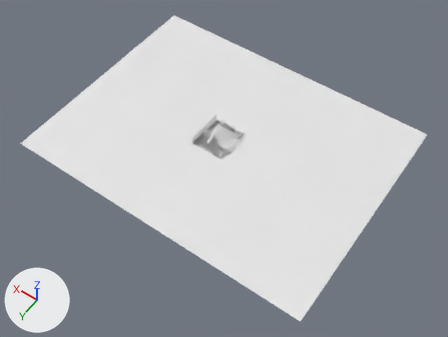
One commit to the OBJ model src/assets/chapter05/level.obj: the scene before it, then after it.
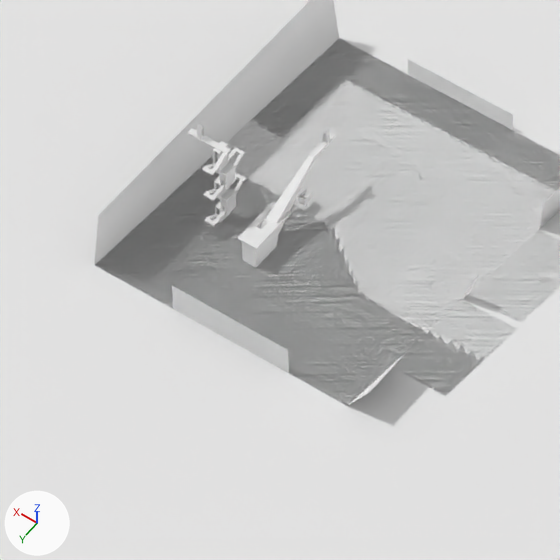
Old and new are each drawn whole from a 50 mm lens placed at (-11989.0, 15917.0, 22930.0), pointed at (-1217.0, 836.0, -769.0) and again close up on the part from 41% to 54% of the width and 34% to 51% of the height. Arrows for +X, +Y and +Z are at lower left; the lights stay in place. Where no turn or scale is listed for an object, it has been applied to the vertices.

Before the edit, the objects in view are built like this:
```python
me_level = bpy.data.meshes.new('level')
me_level.from_pydata(...)  # 611 vertices, 1042 faces; spans x -8435.0..7387.0, y -6231.0..5766.0, z -80.0..547.0
ob_level = bpy.data.objects.new('level', me_level)
ob_level.location = (0.0, 0.0, 0.0)
```
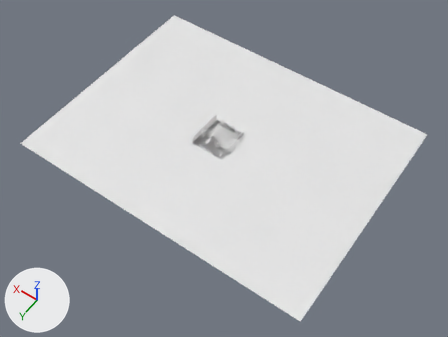
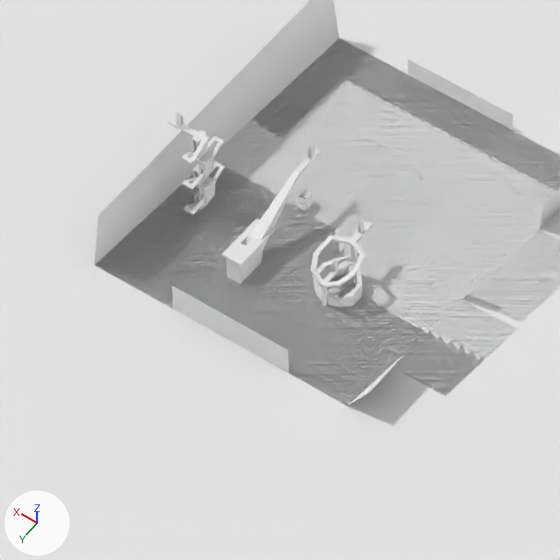
What changed in the scene script:
```text
Change me_level:
    used by ob_level; location = (0.0, 0.0, 0.0)
    remove me_level.from_pydata(...)  # 611 vertices, 1042 faces; spans x -8435.0..7387.0, y -6231.0..5766.0, z -80.0..547.0
    add me_level.from_pydata(...)  # 823 vertices, 1412 faces; spans x -8435.0..7387.0, y -6231.0..5766.0, z -94.0..547.0
    me_level part 1: a new loose piece of 132 vertices spanning x -576.0..-329.0, y 64.0..472.0, z -89.0..200.0
    me_level part 2: a new loose piece of 28 vertices spanning x -464.0..-441.0, y 345.0..382.0, z 98.0..185.0
    me_level part 3: a new loose piece of 28 vertices spanning x -464.0..-441.0, y 126.0..163.0, z 189.0..277.0
    me_level part 4: 377 vertices moved from x -46.0..487.0, y -256.0..463.0, z -80.0..547.0 to x -46.0..616.0, y -126.0..593.0, z -80.0..547.0; 24 vertices added at x -462.0..-442.0, y 200.0..461.0, z -94.0..196.0
```

Pixel boxes [x1, y1, x2, y2] of what changed, in the close-ups (560 x 560 px; the box of a moved part takes in the faces that stretch with it):
part 1 of me_level, added
    after: [311, 221, 372, 307]
part 2 of me_level, added
    after: [332, 259, 338, 273]
part 3 of me_level, added
    after: [358, 219, 364, 233]
part 4 of me_level, moved or reshaped
    before: [188, 123, 336, 267]
    after: [167, 112, 356, 306]
